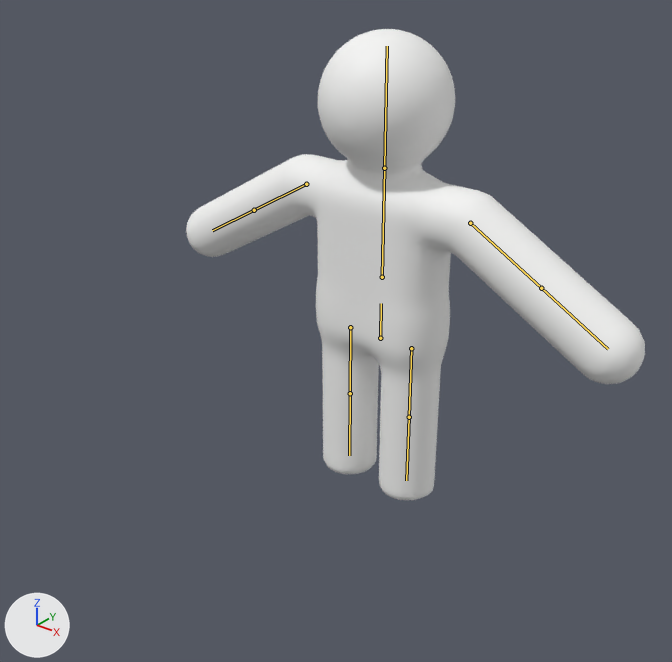
Two versions of the glTF model assets/character.glb, one commit apart.
Rendered twice from a 50 mm camera at (2.07, -2.89, 2.45) aimed at (0.14, -0.48, 0.95). Arrows for +X, +Y and +Z are at lower left; the lights stay in place. The picture after the commit comes second. The bones that change, and the others that lie on the model, are drawn over the model as lines.

The first picture shows 'Character'.
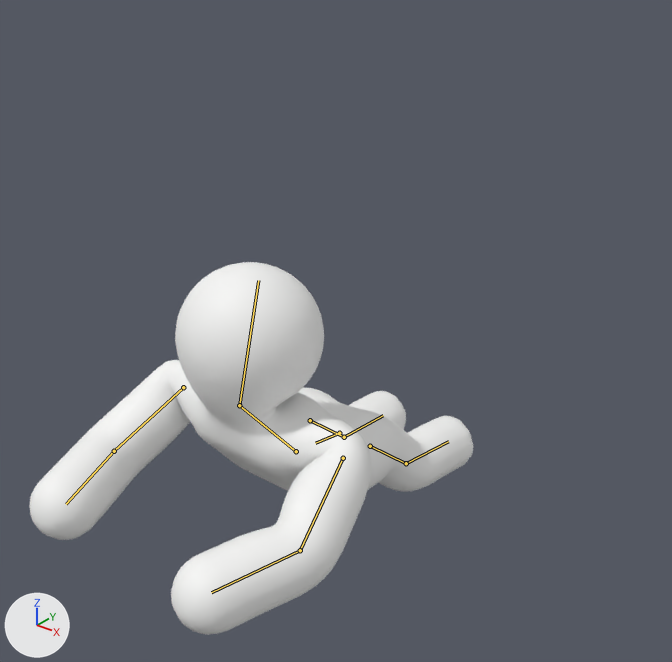
The newer file adds an action. The first version stands in its rest pose; the second is drawn at frame 8 of the action 'GetUpFront'.

The edits, one by one:
Bone 'hips' (bone_hips) moves from (0.0, 0.0, 0.0) to (0.0, -0.337, 0.279).
Bone 'hips' (bone_hips) turns from (0, 0, 0) to (80, 0, 0) degrees about its own x, y and z.
Bone 'spine' (bone_spine) turns from (0, 0, 0) to (-39, 0, 0) degrees about its own x, y and z.
Bone 'head' (bone_head) turns from (0, 0, 0) to (-56, 0, 0) degrees about its own x, y and z.
Bone 'upper_arm.L' (bone_upper_arm_l) turns from (0, 0, 0) to (82, -15, 17) degrees about its own x, y and z.
Bone 'forearm.L' (bone_forearm_l) turns from (0, 0, 0) to (34, -5, 15) degrees about its own x, y and z.
Bone 'upper_arm.R' (bone_upper_arm_r) turns from (0, 0, 0) to (82, 15, -17) degrees about its own x, y and z.
Bone 'forearm.R' (bone_forearm_r) turns from (0, 0, 0) to (34, 5, -15) degrees about its own x, y and z.
Bone 'thigh.L' (bone_thigh_l) turns from (0, 0, 0) to (30, -1, 2) degrees about its own x, y and z.
Bone 'shin.L' (bone_shin_l) turns from (0, 0, 0) to (-32, 0, 0) degrees about its own x, y and z.
Bone 'thigh.R' (bone_thigh_r) turns from (0, 0, 0) to (30, 1, -2) degrees about its own x, y and z.
Bone 'shin.R' (bone_shin_r) turns from (0, 0, 0) to (-32, 0, 0) degrees about its own x, y and z.

Changed parts and their boxes [x1, y1, x2, y2] in the pictures (672 x 662 px):
'Character', posed (21% shorter)
    before: [186, 29, 645, 500]
    after: [29, 262, 473, 635]
bone 'hips', root to tip
    before: (380, 338) to (381, 303)
    after: (339, 433) to (315, 443)
bone 'spine', root to tip
    before: (382, 277) to (384, 168)
    after: (296, 451) to (239, 405)
bone 'head', root to tip
    before: (384, 168) to (387, 46)
    after: (239, 405) to (258, 280)
bone 'upper_arm.L', root to tip
    before: (470, 223) to (541, 288)
    after: (343, 458) to (300, 550)
bone 'forearm.L', root to tip
    before: (541, 288) to (608, 349)
    after: (300, 550) to (211, 592)
bone 'upper_arm.R', root to tip
    before: (306, 184) to (254, 210)
    after: (183, 387) to (114, 451)
bone 'forearm.R', root to tip
    before: (254, 210) to (212, 230)
    after: (114, 451) to (66, 504)
bone 'thigh.L', root to tip
    before: (411, 348) to (409, 417)
    after: (370, 446) to (406, 463)
bone 'shin.L', root to tip
    before: (409, 417) to (406, 480)
    after: (406, 463) to (448, 441)
bone 'thigh.R', root to tip
    before: (350, 327) to (350, 393)
    after: (310, 420) to (344, 437)
bone 'shin.R', root to tip
    before: (350, 393) to (349, 455)
    after: (344, 437) to (383, 415)
